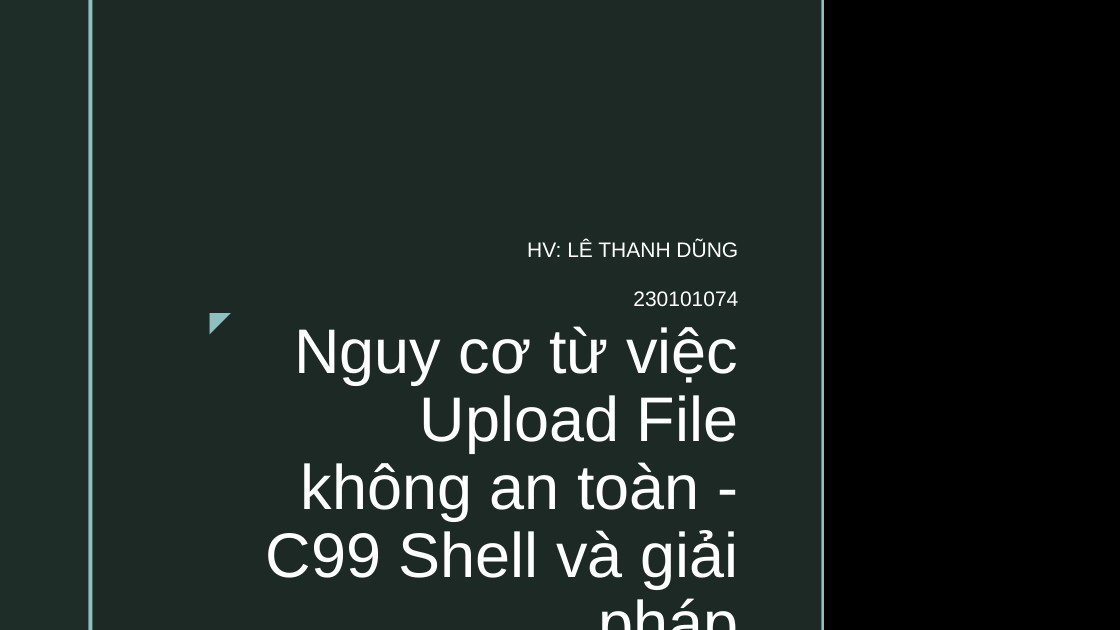
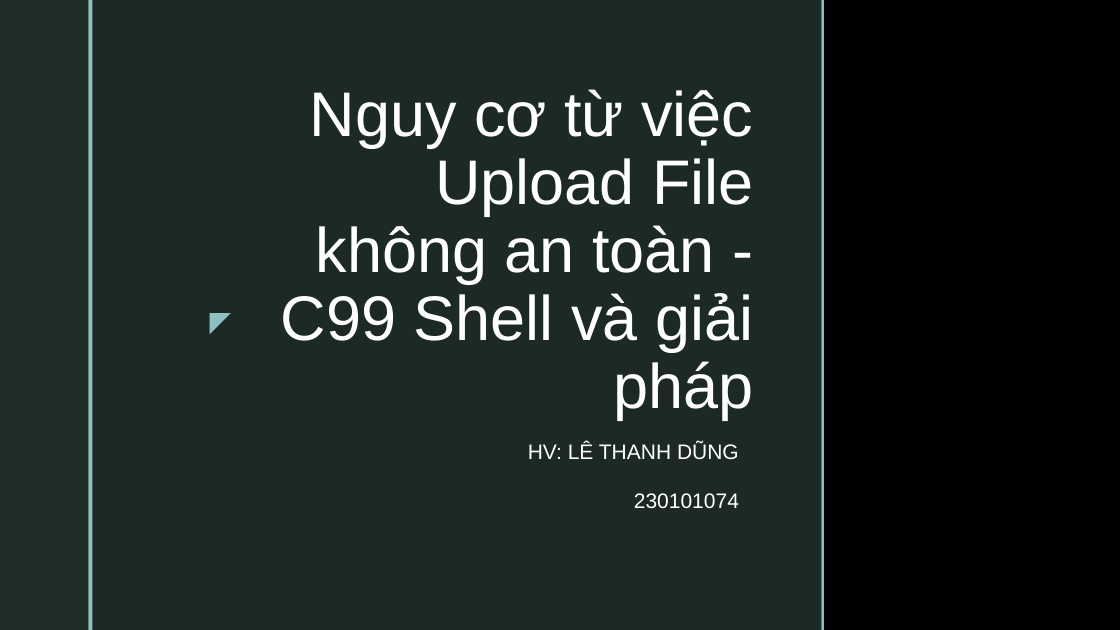
Before and after one commit to thanhtai9606/lab-master, a slide deck: slide 1 of lab/NT2102.CH180/thuyết trình owaps.pptx. Drawn at 1120x630 pixels with LibreOffice and Linux fonts; fonts in the diff are those of the drawing; background and template pictures are left out. Boxes give left, top, right and bottom in pixels: in the first picture for what was removed or moved away, otherwise in the second. Text is boxed around its words. In the diff, an @@ line names an element or a change of style, - is before the commit and + after.

```diff
--- a/lab/NT2102.CH180/thuyết trình owaps.pptx
+++ b/lab/NT2102.CH180/thuyết trình owaps.pptx
@@ title "Nguy cơ từ việc Upload ..." rewrapped from box(266, 326, 738, 589) to box(281, 89, 754, 419) @@
@@ subtitle "HV: LÊ THANH DŨNG": place and size @@
-subtitle "HV: LÊ THANH DŨNG" at box(527, 241, 738, 306)
+subtitle "HV: LÊ THANH DŨNG" at box(528, 443, 739, 509)
```
Also in this commit, not shown: 1 other file.
